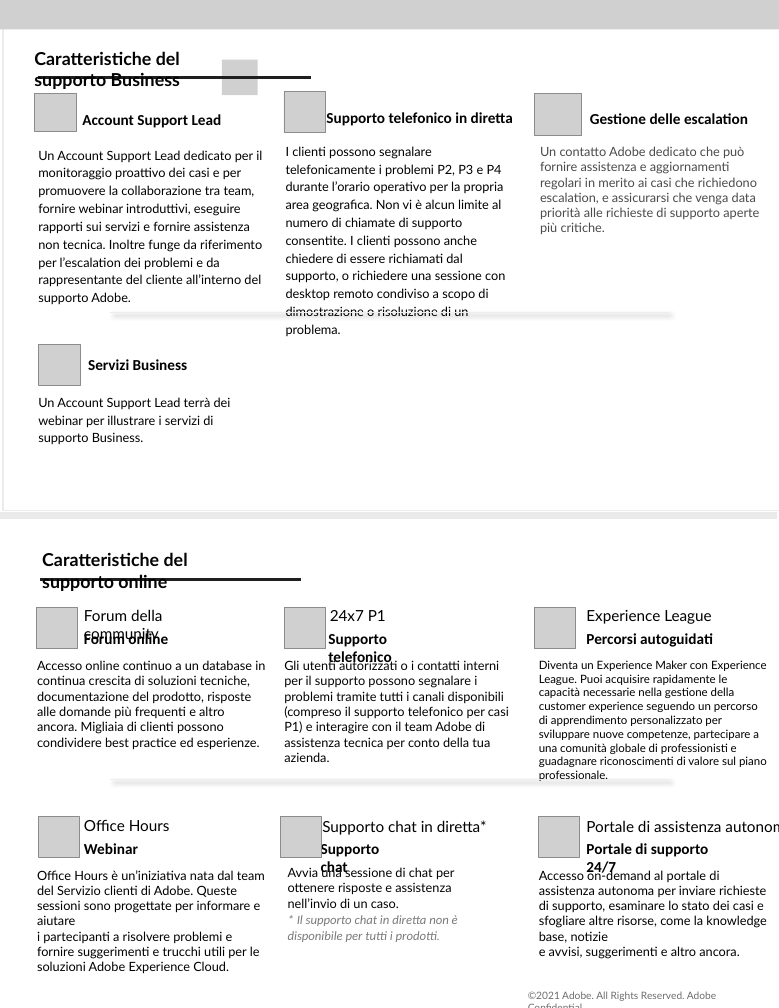
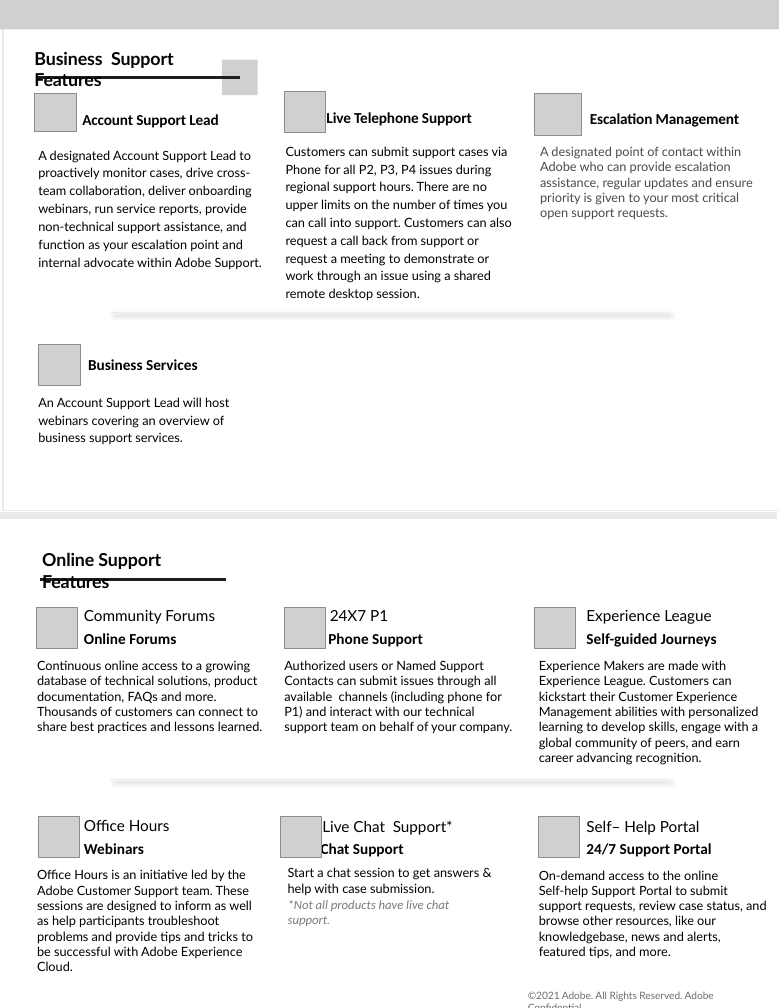
Before and after one commit to AdobeDocs/support-resources.it-IT, a slide deck: slide 2 of help/data-sheets/assets/BusinessSupportDatasheet.pptx. Drawn at 779x1008 pixels with LibreOffice and Linux fonts; fonts in the diff are those of the drawing; grey boxes stand for pictures; background and template pictures are left out. Boxes give left, top, right and bottom in pixels: in the first picture for what was removed or moved away, otherwise in the second. Text is boxed around its words. In the diff, an @@ line names an element or a change of style, - is before the commit and + after.

```diff
--- a/help/data-sheets/assets/BusinessSupportDatasheet.pptx
+++ b/help/data-sheets/assets/BusinessSupportDatasheet.pptx
@@ text at (x1=34, y1=51, x2=174, y2=86): text changed @@
-Caratteristiche del supporto Business
+Business Support Features
@@ freeform shape resized from (x1=38, y1=78, x2=311, y2=82) to (x1=38, y1=78, x2=240, y2=78) @@
@@ text "Account Support Lead" at (x1=82, y1=114, x2=218, y2=128): letter spacing 0 to -0.1 pt @@
@@ text at (x1=326, y1=112, x2=472, y2=126): text changed @@
-Supporto telefonico in diretta
+Live Telephone Support
@@ text at (x1=590, y1=113, x2=740, y2=127): text changed @@
-Gestione delle escalation
+Escalation Management
@@ text at (x1=286, y1=146, x2=512, y2=283): text changed @@
-I clienti possono segnalare telefonicamente i problemi P2, P3 e P4 durante l’orario operativo per la propria area geografica. Non vi è alcun limite al numero di chiamate di supporto consentite. I clienti possono anche chiedere di essere richiamati dal supporto, o richiedere una sessione con desktop remoto condiviso a scopo di dimostrazione o risoluzione di un problema.
+Customers can submit support cases via Phone for all P2, P3, P4 issues during regional support hours. There are no upper limits on the number of times you can call into support. Customers can also request a call back from support or request a meeting to demonstrate or work through an issue using a shared remote desktop session.
@@ text at (x1=540, y1=146, x2=752, y2=219): text changed @@
-Un contatto Adobe dedicato che può fornire assistenza e aggiornamenti regolari in merito ai casi che richiedono escalation, e assicurarsi che venga data priorità alle richieste di supporto aperte più critiche.
+A designated point of contact within Adobe who can provide escalation assistance, regular updates and ensure priority is given to your most critical open support requests.
@@ text at (x1=38, y1=150, x2=262, y2=269): text changed @@
-Un Account Support Lead dedicato per il monitoraggio proattivo dei casi e per promuovere la collaborazione tra team, fornire webinar introduttivi, eseguire rapporti sui servizi e fornire assistenza non tecnica. Inoltre funge da riferimento per l’escalation dei problemi e da rappresentante del cliente all’interno del supporto Adobe.
+A designated Account Support Lead to proactively monitor cases, drive cross-team collaboration, deliver onboarding webinars, run service reports, provide non-technical support assistance, and function as your escalation point and internal advocate within Adobe Support.
@@ text at (x1=88, y1=359, x2=198, y2=370): text changed @@
-Servizi Business
+Business Services
@@ text at (x1=38, y1=397, x2=229, y2=444): text changed @@
-Un Account Support Lead terrà dei webinar per illustrare i servizi di supporto Business.
+An Account Support Lead will host webinars covering an overview of business support services.
@@ text at (x1=42, y1=552, x2=161, y2=588): text changed @@
-Caratteristiche del supporto online
+Online Support Features
@@ freeform shape resized from (x1=40, y1=580, x2=301, y2=586) to (x1=40, y1=580, x2=225, y2=585) @@
@@ text at (x1=84, y1=610, x2=215, y2=624): text changed @@
-Forum della community
+Community Forums
@@ text at (x1=330, y1=610, x2=388, y2=621): text changed @@
-24x7 P1
+24X7 P1
@@ text at (x1=84, y1=633, x2=176, y2=644): text changed @@
-Forum online
+Online Forums
@@ text at (x1=328, y1=633, x2=423, y2=647): text changed @@
-Supporto telefonico
+Phone Support
@@ text at (x1=586, y1=633, x2=717, y2=647): text changed @@
-Percorsi autoguidati
+Self-guided Journeys
@@ text at (x1=37, y1=660, x2=263, y2=733): text changed @@
-Accesso online continuo a un database in continua crescita di soluzioni tecniche, documentazione del prodotto, risposte alle domande più frequenti e altro ancora. Migliaia di clienti possono condividere best practice ed esperienze.
+Continuous online access to a growing database of technical solutions, product documentation, FAQs and more. Thousands of customers can connect to share best practices and lessons learned.
@@ text at (x1=284, y1=660, x2=512, y2=734): text changed; text colour #020302 to #000000 @@
-Gli utenti autorizzati o i contatti interni per il supporto possono segnalare i problemi tramite tutti i canali disponibili (compreso il supporto telefonico per casi P1) e interagire con il team Adobe di assistenza tecnica per conto della tua azienda.
+Authorized users or Named Support Contacts can submit issues through all available channels (including phone for P1) and interact with our technical support team on behalf of your company.
@@ text at (x1=539, y1=660, x2=758, y2=750): text changed; size 9 to 10 pt @@
-Diventa un Experience Maker con Experience League. Puoi acquisire rapidamente le capacità necessarie nella gestione della customer experience seguendo un percorso di apprendimento personalizzato per sviluppare nuove competenze, partecipare a una comunità globale di professionisti e guadagnare riconoscimenti di valore sul piano professionale.
+Experience Makers are made with Experience League. Customers can kickstart their Customer Experience Management abilities with personalized learning to develop skills, engage with a global community of peers, and earn career advancing recognition.
@@ text at (x1=322, y1=820, x2=453, y2=835): text changed @@
-Supporto chat in diretta*
+Live Chat Support*
@@ text at (x1=586, y1=820, x2=700, y2=835): text changed @@
-Portale di assistenza autonoma
+Self– Help Portal
@@ text at (x1=37, y1=869, x2=253, y2=971): text changed @@
-Office Hours è un’iniziativa nata dal team del Servizio clienti di Adobe. Queste sessioni sono progettate per informare e aiutare
-i partecipanti a risolvere problemi e fornire suggerimenti e trucchi utili per le soluzioni Adobe Experience Cloud.
+Office Hours is an initiative led by the Adobe Customer Support team. These sessions are designed to inform as well as help participants troubleshoot problems and provide tips and tricks to be successful with Adobe Experience Cloud.
@@ text at (x1=84, y1=843, x2=144, y2=854): text changed @@
-Webinar
+Webinars
@@ text at (x1=288, y1=867, x2=480, y2=926): text changed @@
-Avvia una sessione di chat per ottenere risposte e assistenza nell’invio di un caso.
-* Il supporto chat in diretta non è disponibile per tutti i prodotti.
+Start a chat session to get answers & help with case submission.
+*Not all products have live chat support.
@@ text at (x1=321, y1=841, x2=404, y2=858): text changed @@
-Supporto chat
+Chat Support
@@ text at (x1=586, y1=843, x2=712, y2=857): text changed @@
-Portale di supporto 24/7
+24/7 Support Portal
@@ text at (x1=539, y1=870, x2=767, y2=956): text changed @@
-Accesso on-demand al portale di assistenza autonoma per inviare richieste di supporto, esaminare lo stato dei casi e sfogliare altre risorse, come la knowledge base, notizie
-e avvisi, suggerimenti e altro ancora.
+On-demand access to the online
+Self-help Support Portal to submit support requests, review case status, and browse other resources, like our knowledgebase, news and alerts, featured tips, and more.
@@ text "©2021 Adobe. All Rights Reserved. ..." at (x1=528, y1=991, x2=714, y2=1001): letter spacing 0 to -0.1 pt @@
```
Also in this commit, not shown: 2 other slides changed, 7 other files.
